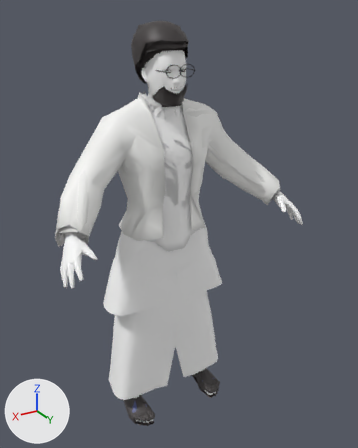
Two versions of the glTF model assets/humans/m_lean.glb, one commit apart.
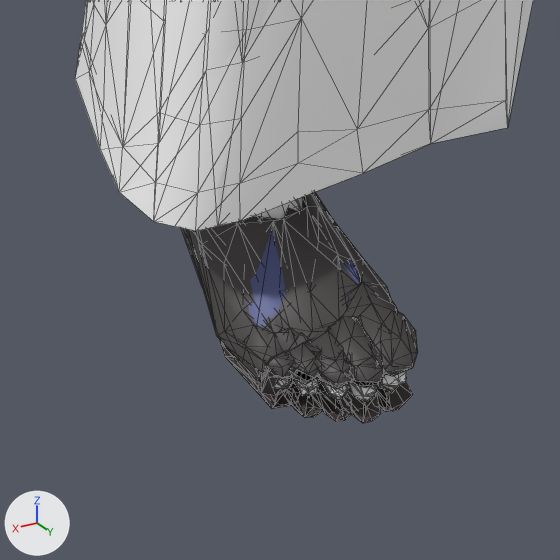
The first picture shows the older version from a camera (50 mm lens) standing at (0.994, 1.823, 1.809) and looking at (-0.041, 0.098, 0.947). The close-ups show the older and then the newer version on the part from 27% to 49% of the width and 82% to 99% of the height of that picture. Only the edits that show in the close-ups are written down. The axes (+X, +Y, +Z) are drawn at lower left. The lights are the same throughout. The close-ups show mesh edges as thin lines. Vertices at exactly the same position are counted once.

In view in the first close-up: 'L1_chappal_sole', 'L1_lungi', 'L1_shoes', 'L1_skin_feet', 'L2_chappal_sole', 'L2_chappal_straps', 'L2_lungi', 'L2_shoes' and 2 more.
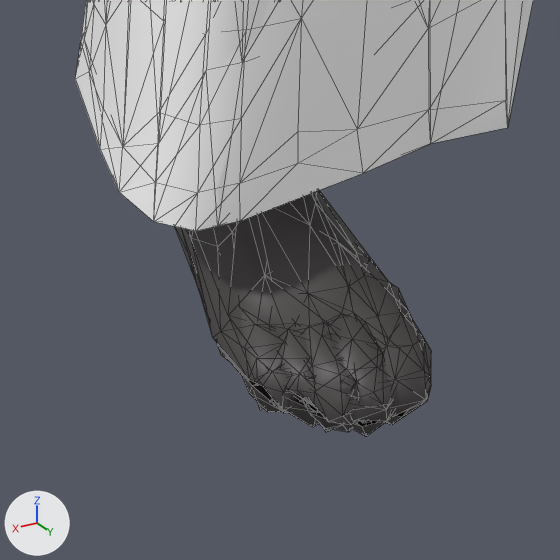
Location of each change, [x1, y1, x2, y2] in pixels of the close-ups (560 x 560 px):
'L1_shoes', reshaped (8% wider, 21% taller): before [181, 192, 418, 395]; after [175, 191, 431, 436]
'L2_shoes', reshaped: before [188, 193, 398, 387]; after [198, 190, 430, 432]
'L1_chappal_sole', unchanged, covered by the edit: before [221, 343, 413, 423]; after [230, 362, 370, 423]
'L2_chappal_straps', unchanged, covered by the edit: before [248, 230, 358, 328]
'L1_skin_feet', unchanged, covered by the edit: before [265, 197, 407, 402]

Diff of the bpy script that builds the scene:
```diff
--- a/assets/humans/m_lean.glb.py
+++ b/assets/humans/m_lean.glb.py
@@ me_l1_shoes @@
 # used by ob_l1_shoes; location = (0.0, 0.0, 0.0)
-me_l1_shoes.from_pydata(...)  # 576 vertices, 988 faces; spans x -0.254..0.254, y -0.055..0.214, z -0.007..0.072
+me_l1_shoes.from_pydata(...)  # 576 vertices, 1015 faces; spans x -0.257..0.257, y -0.058..0.226, z -0.02..0.089
+# me_l1_shoes part 1: the loose piece of 284 vertices spanning x 0.146..0.254, y -0.055..0.214, z -0.007..0.072 is rebuilt with 281 vertices and now spans x 0.138..0.257, y -0.058..0.226, z -0.02..0.086
+# other edits to the shape of me_l1_shoes do not show in these pictures
 me_l1_shoes.materials.append(mat_defaultmaterial_016)
@@ me_l2_shoes @@
 # used by ob_l2_shoes; location = (0.0, 0.0, 0.0)
-me_l2_shoes.from_pydata(...)  # 158 vertices, 245 faces; spans x -0.254..0.254, y -0.055..0.213, z -0.008..0.072
+me_l2_shoes.from_pydata(...)  # 162 vertices, 253 faces; spans x -0.255..0.257, y -0.058..0.225, z -0.022..0.086
+# me_l2_shoes part 2: the loose piece of 79 vertices spanning x 0.145..0.254, y -0.055..0.213, z -0.008..0.072 is rebuilt with 79 vertices and now spans x 0.14..0.257, y -0.058..0.225, z -0.022..0.086
+# other edits to the shape of me_l2_shoes do not show in these pictures
 me_l2_shoes.materials.append(mat_defaultmaterial_047)
```
